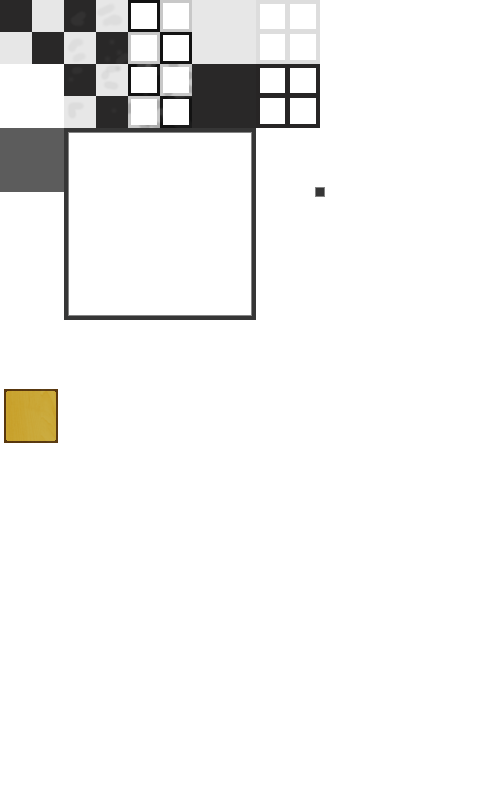
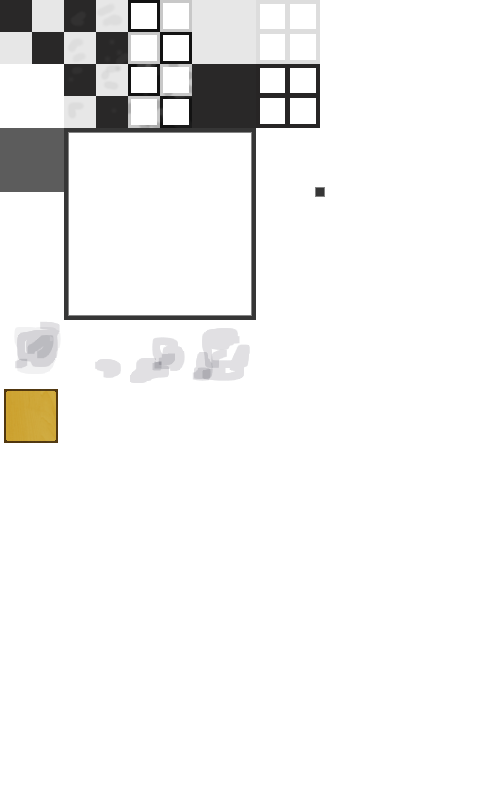
Revision of a layered w=500, h=800 image; what changed, layer by layer:
removed layer "fst_698oway7o7h.jpg" (was soft light, 82%) from group "Objects" over [4, 389, 58, 443]
painted on "Table" over [4, 389, 58, 443]
added group "Dirt" with 4 layers above "Background" over [14, 321, 250, 383]
added layer "Dirt 4" in group "Dirt" over [192, 328, 250, 381]
added layer "Dirt 3" in group "Dirt" over [130, 337, 185, 383]
added layer "Dirt 2" in group "Dirt" over [95, 359, 121, 378]
added layer "Dirt 1" in group "Dirt" over [14, 321, 61, 374]
